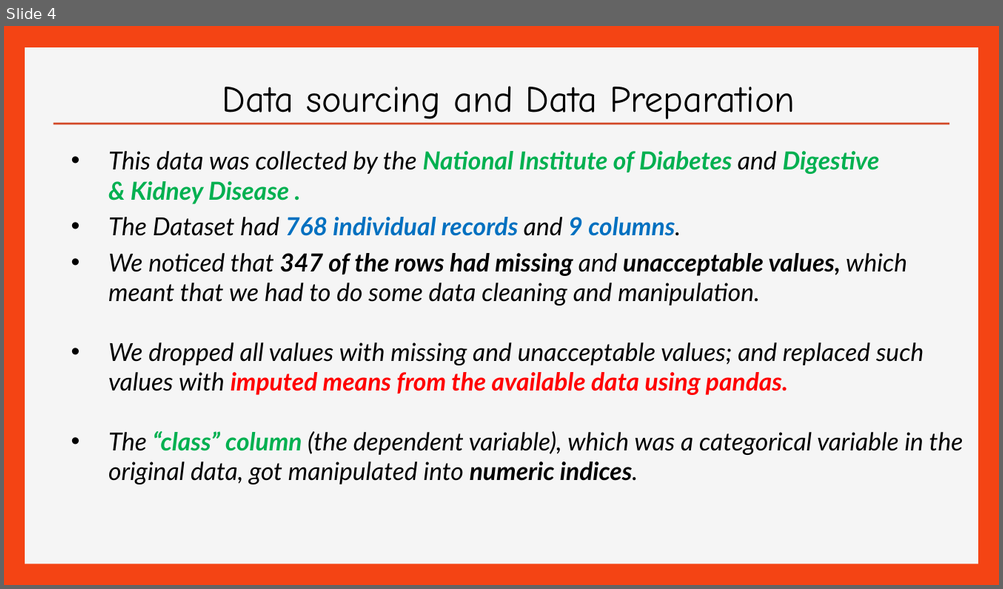
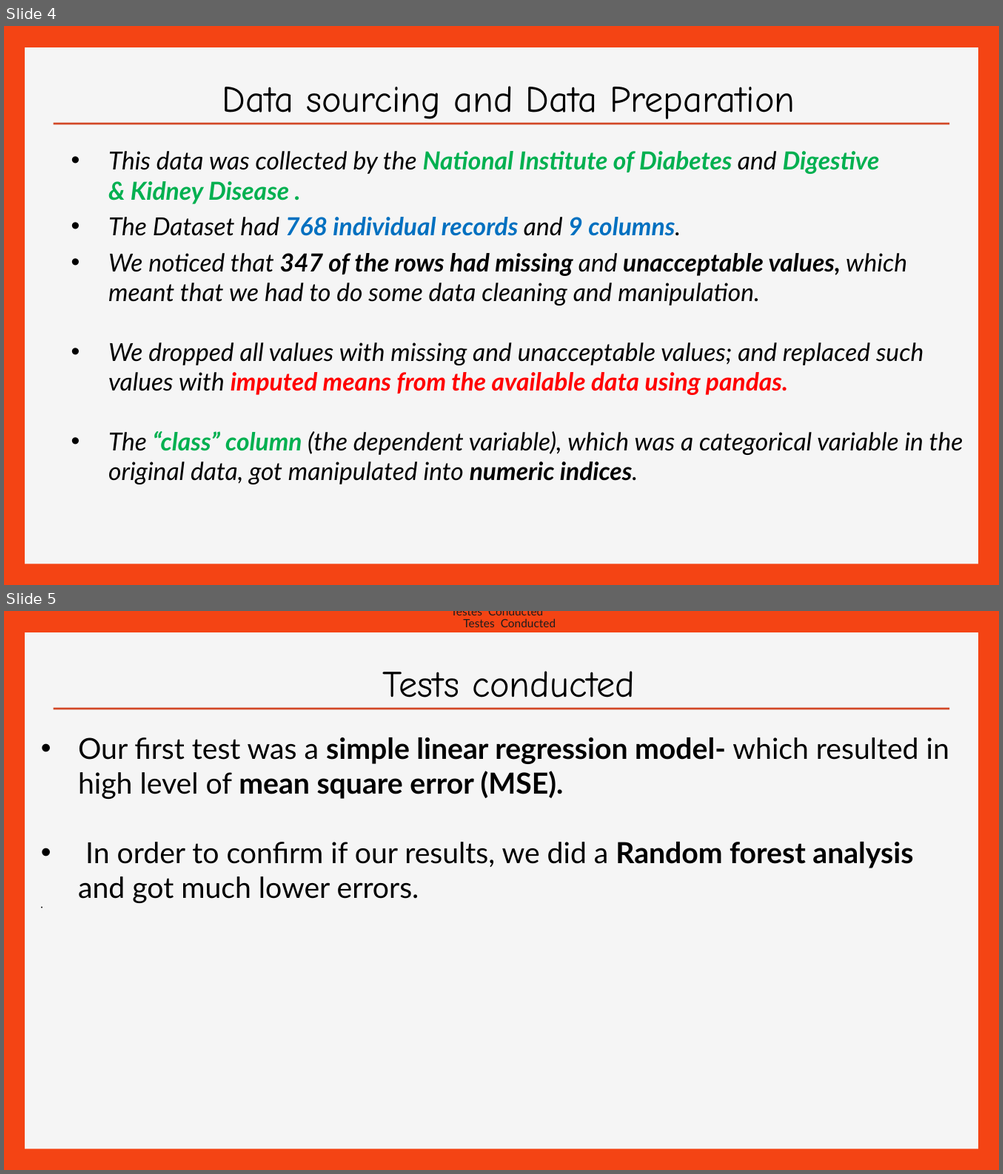
Before and after one commit to efreier12/Final-Project, a slide deck: Pima Indian Diabetes (Final Project).ppt. Shown one above the other, each under a label of ours: slide 4 before the commit, slides 4 and 5 after it. The pictures are 1003x589 and 1003x1174 pixels, drawn with LibreOffice and Linux fonts; fonts in the diff are those of the drawing. Boxes give left, top, right and bottom in pixels: in the first picture for what was removed or moved away, otherwise in the second. Text is boxed around its words. In the diff, an @@ line names an element or a change of style, - is before the commit and + after.

```diff
--- a/Pima Indian Diabetes (Final Project).ppt
+++ b/Pima Indian Diabetes (Final Project).ppt
@@ slide 5 added at (4, 611, 999, 1170), background #F44414; not listed: 2 template elements that a slide beside it also shows @@
@@ text added at (451, 611, 543, 615), 11 pt, text #1D1C1D @@
+Testes Conducted
@@ text added at (463, 618, 555, 627), 11 pt, text #1D1C1D @@
+Testes Conducted
@@ text added at (382, 671, 634, 709), 36 pt, text #000000 @@
+Tests conducted
@@ text added at (78, 738, 949, 903), 28 pt, text #000000 @@
+• Our first test was a simple linear regression model- which resulted in high level of mean square error (MSE).
+• In order to confirm if our results, we did a Random forest analysis and got much lower errors.
```
Also in this commit, not shown: 1 slide changed.
